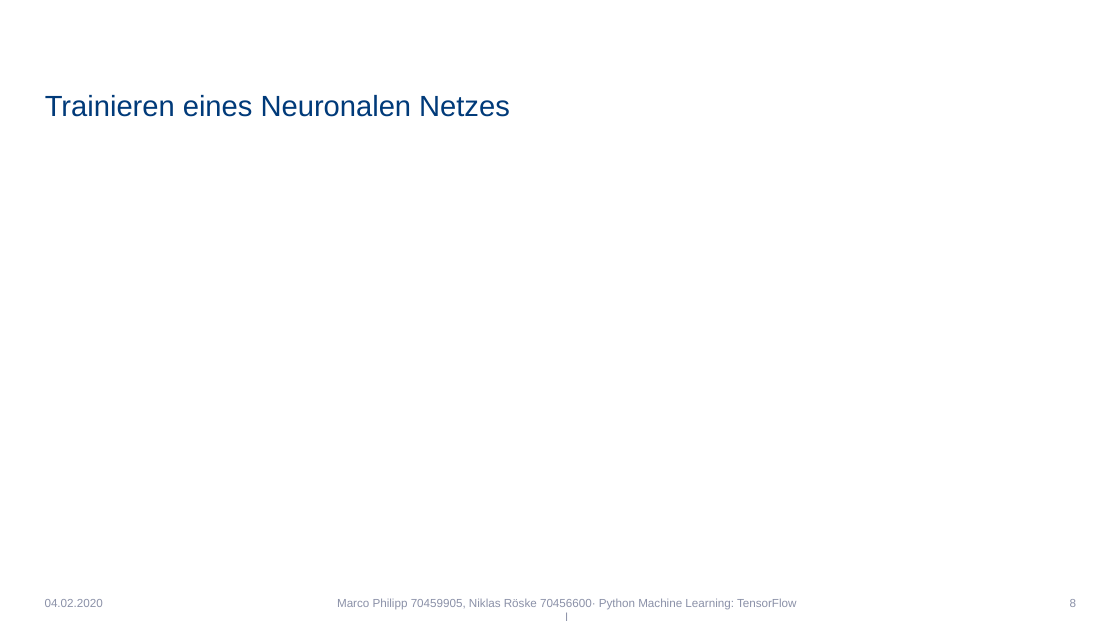
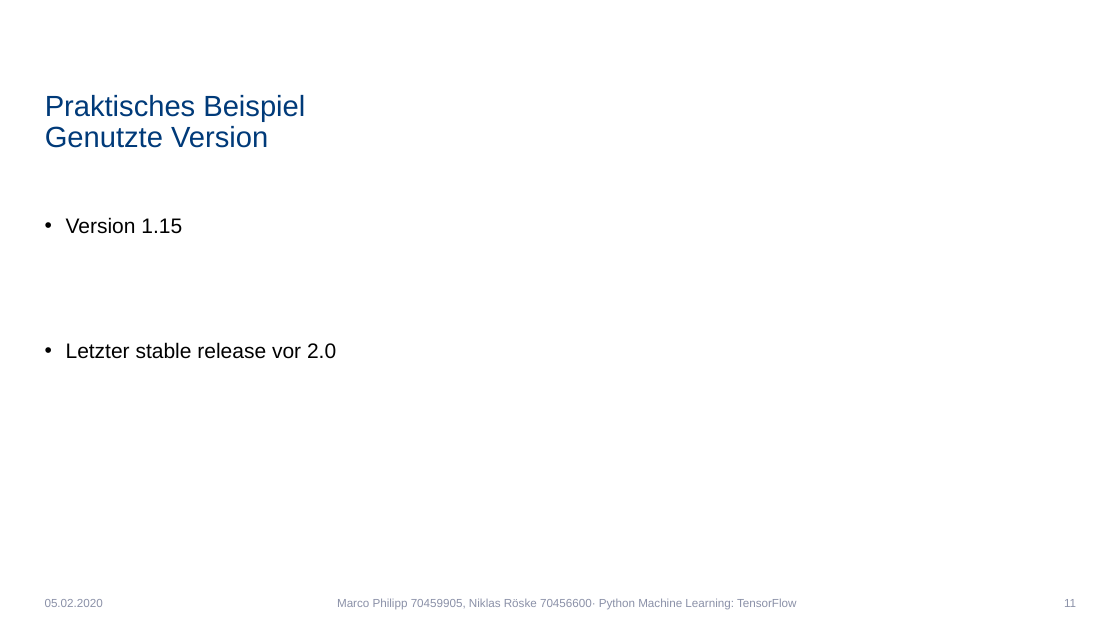
Before and after one commit to Niklas1997Git/Seminar, a slide deck: slide 11 of SeminarPräsentation.pptx (slide 8 before the commit). Drawn at 1120x630 pixels with LibreOffice and Linux fonts; fonts in the diff are those of the drawing; background and template pictures are left out. Boxes give left, top, right and bottom in pixels: in the first picture for what was removed or moved away, otherwise in the second. Text is boxed around its words. In the diff, an @@ line names an element or a change of style, - is before the commit and + after.

```diff
--- a/SeminarPräsentation.pptx
+++ b/SeminarPräsentation.pptx
@@ title at box(45, 95, 305, 148): text changed @@
-Trainieren eines Neuronalen Netzes
+Praktisches Beispiel
+Genutzte Version
@@ text added at box(66, 217, 336, 359), 18 pt, text #000000 @@
+• Version 1.15
+• Letzter stable release vor 2.0
@@ text at box(45, 599, 103, 607): text changed @@
-04.02.2020
+05.02.2020
@@ page number at box(1064, 599, 1076, 607): text changed @@
-8
+11
@@ text at box(565, 612, 568, 621): paragraph removed @@
-l
```
Also in this commit, not shown: 14 other slides changed, 5 slides added.
